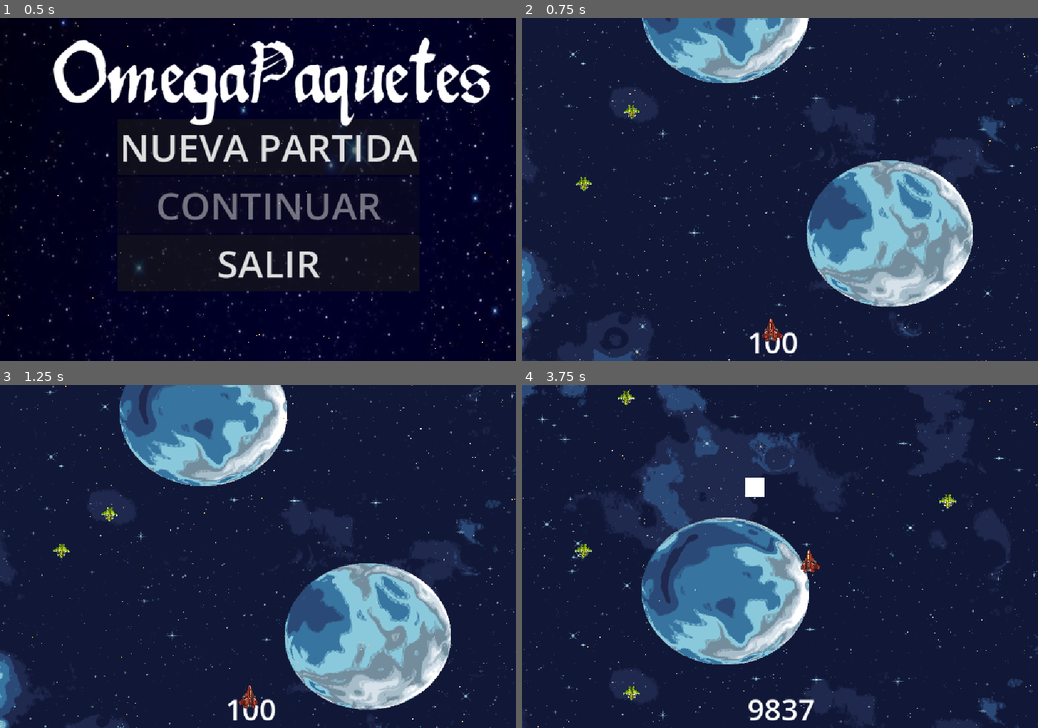
Above: before the commit, frames 1-4 (two rows, left to right).
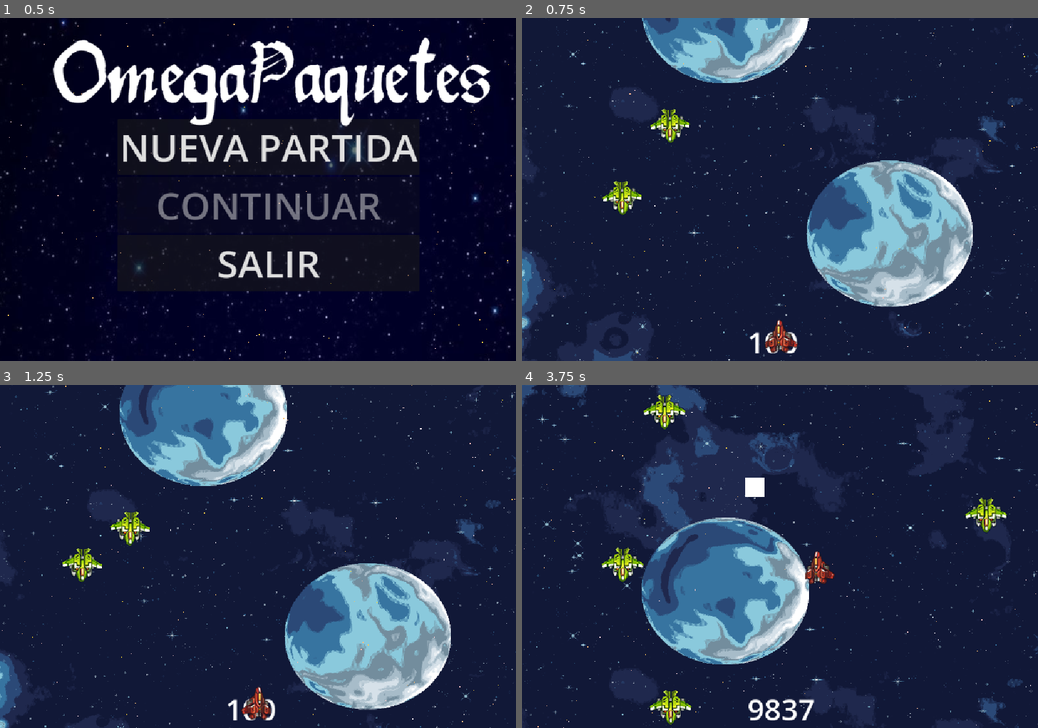
Above: after the commit, the same moments.

Repository: PiaBO/20GamesChallengeGodot
Game: Godot game, scene res://menus/main_menu.tscn
The game is run twice, just before and just after one commit, with the same random seed, the same clock (stepped at 60 frames per second) and the same inputs.
Inputs:
- Up to frame 1 (0.5 s): no input
- Up to frame 2 (0.75 s): click "NUEVA PARTIDA" at 0.5 s
- Up to frame 3 (1.25 s): no input
- Up to frame 4 (3.75 s): tap Enter (ui_accept) at 1.25, 1.52, 2.27 s; hold W (arriba) 1.28-2.03 s; tap D (der) every 0.75 s from 1.35 to 3.6 s; hold S (abajo) 2.03-2.78 s; hold W (arriba) from 2.78 s (still down)

Frame 1 is identical in both runs. In frame 2, 1.3% of the frame differs, in the area x 10-54%, y 25-98%; in frame 3, 1.3%; in frame 4, 2.2%, in the area x 10-95%, y 1-100%.

Commit message:
animacion enemigo

Diff:
--- /dev/null
+++ b/3/river-raid/enemigo/enemigo.gd
@@ -0,0 +1,18 @@
+extends StaticBody2D
+
+var velocidad_scroll : float = 150.0  # Velocidad del scroll del nivel
+var radio_orbita : float = 50.0       # Tamaño del círculo
+var velocidad_orbita : float = 2.0    # Velocidad de rotación
+
+var tiempo : float = 0.0
+var posicion_inicial : Vector2
+
+func _ready() -> void:
+	posicion_inicial = position
+
+func _physics_process(delta: float) -> void:
+	tiempo += delta
+
+	var offset_x = cos(tiempo * velocidad_orbita) * radio_orbita
+
+	position.x = posicion_inicial.x + offset_x+ (velocidad_scroll * delta)
--- a/3/river-raid/enemigo/enemigo.tscn
+++ b/3/river-raid/enemigo/enemigo.tscn
@@ -1,5 +1,6 @@
 [gd_scene format=3 uid="uid://wba1l3c1ini2"]
 
+[ext_resource type="Script" uid="uid://bq06b7fvu7yvw" path="res://enemigo/enemigo.gd" id="1_3u5g0"]
 [ext_resource type="Texture2D" uid="uid://dk46kxmwghxys" path="res://enemigo/sprites/enemy_2_g_l1.png" id="1_wakaj"]
 [ext_resource type="Texture2D" uid="uid://bmjucoh7t8cah" path="res://enemigo/sprites/enemy_2_g_l2.png" id="2_3u5g0"]
 [ext_resource type="Texture2D" uid="uid://c4scdnq0s8rlh" path="res://enemigo/sprites/enemy_2_g_m.png" id="3_4u45y"]
@@ -39,19 +40,21 @@
 }]
 
 [sub_resource type="RectangleShape2D" id="RectangleShape2D_rdc5o"]
-size = Vector2(34, 33)
+size = Vector2(91, 85.5)
 
 [node name="Enemigo" type="StaticBody2D" unique_id=1580437209 groups=["Enemigos"]]
 collision_layer = 4
 collision_mask = 3
+script = ExtResource("1_3u5g0")
 
 [node name="ColorRect" type="AnimatedSprite2D" parent="." unique_id=327515767]
-position = Vector2(16.000002, 17)
-scale = Vector2(0.6315624, 0.653125)
+texture_filter = 1
+position = Vector2(44.894997, 45.550003)
+scale = Vector2(1.5345311, 1.5453125)
 sprite_frames = SubResource("SpriteFrames_e8uyd")
 autoplay = "default"
 frame_progress = 0.6269842
 
 [node name="CollisionShape2D" type="CollisionShape2D" parent="." unique_id=2118394232]
-position = Vector2(17, 17)
+position = Vector2(45.5, 43.25)
 shape = SubResource("RectangleShape2D_rdc5o")
--- a/3/river-raid/jugador/jugador.tscn
+++ b/3/river-raid/jugador/jugador.tscn
@@ -4,21 +4,22 @@
 [ext_resource type="SpriteFrames" uid="uid://bje5jhxjru6hd" path="res://jugador/sprites.tres" id="2_5vouv"]
 
 [sub_resource type="RectangleShape2D" id="RectangleShape2D_5vouv"]
-size = Vector2(32, 52.5)
+size = Vector2(70, 79.5)
 
 [node name="jugador" type="CharacterBody2D" unique_id=888636717]
 collision_mask = 60
 script = ExtResource("1_y3xgi")
 
 [node name="ColorRect" type="AnimatedSprite2D" parent="." unique_id=1670800721]
-position = Vector2(15, 29)
+position = Vector2(32.5, 42)
+scale = Vector2(1.546875, 1.40625)
 sprite_frames = ExtResource("2_5vouv")
 animation = &"idle"
 autoplay = "idle"
 frame_progress = 0.945679
 
 [node name="CollisionShape2D" type="CollisionShape2D" parent="." unique_id=2126247970 groups=["Jugador"]]
-position = Vector2(16, 26.75)
+position = Vector2(35, 40.25)
 shape = SubResource("RectangleShape2D_5vouv")
 
 [node name="PuntoDisparo" type="Marker2D" parent="." unique_id=1885224695 groups=["Balas"]]
Not shown, added: 3/river-raid/enemigo/enemigo.gd.uid
